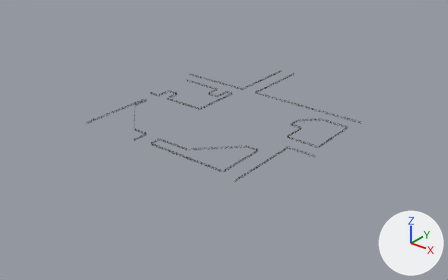
What one commit did to the FBX model Assets/FBX/Map/Fence.fbx.
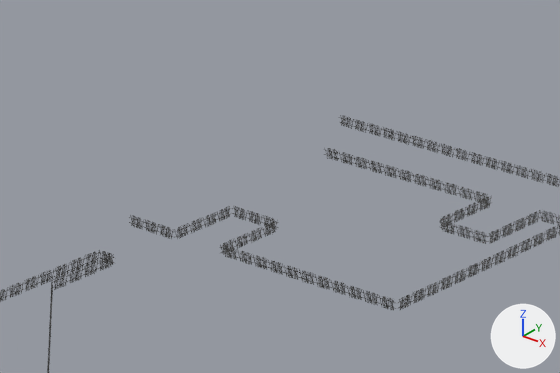
The first picture shows the older version from a 50 mm camera at (321.0, -425.0, 235.0) aimed at (7.0, -32.0, -9.0). The close-ups show both versions on the part from 28% to 51% of the width and 18% to 43% of the height of that picture; other places that the commit changed are outside them. Lighting does not change. The marker at lower right points along +X, +Y and +Z. Where no turn or scale is listed for an object, it has been applied to the vertices.
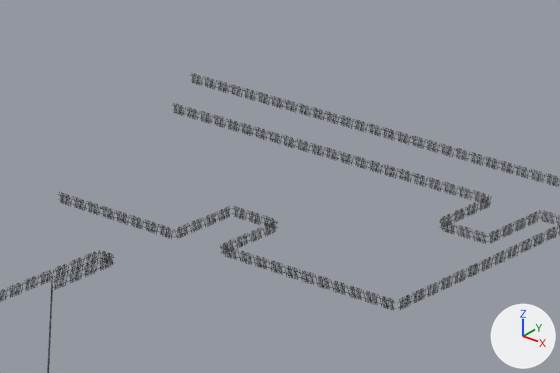
Edits to the scene script, one JSON object a line:
```json
{"block": "me_cube_054", "where": "# used by ob_cube_029; location = (0.0, 0.0, 0.0)"}
{"op": "remove", "block": "me_cube_054", "code": "me_cube_054.from_pydata(...)  # 384 vertices, 288 faces; spans x -102.44..-90.54, y -15.49..-15.37, z 3.44..5.81"}
{"op": "add", "block": "me_cube_054", "code": "me_cube_054.from_pydata(...)  # 1024 vertices, 768 faces; spans x -121.57..-90.54, y -15.49..-15.37, z 3.44..5.81"}
{"block": "me_cube_054", "change": "me_cube_054 part 3: 400 vertices added at x -121.57..-105.88, y -15.49..-15.37, z 3.44..5.81"}
{"block": "me_cube_040", "where": "# used by ob_cube_014; location = (0.0, 0.0, 0.0)"}
{"op": "remove", "block": "me_cube_040", "code": "me_cube_040.from_pydata(...)  # 2432 vertices, 1824 faces; spans x -108.4..-35.3, y 51.0..51.1, z 3.4..5.8"}
{"op": "add", "block": "me_cube_040", "code": "me_cube_040.from_pydata(...)  # 3840 vertices, 2880 faces; spans x -150.5..-35.3, y 51.0..51.1, z 3.4..5.8"}
{"block": "me_cube_040", "change": "me_cube_040 part 4: 1168 vertices added at x -150.5..-111.8, y 51.0..51.1, z 3.4..5.8"}
{"block": "me_cube_044", "where": "# used by ob_cube_019; location = (0.0, 0.0, 0.0)"}
{"op": "remove", "block": "me_cube_044", "code": "me_cube_044.from_pydata(...)  # 1408 vertices, 1056 faces; spans x -98.3..-55.7, y 35.0..35.1, z 3.4..5.8"}
{"op": "add", "block": "me_cube_044", "code": "me_cube_044.from_pydata(...)  # 2816 vertices, 2112 faces; spans x -140.2..-55.6, y 35.0..35.1, z 3.4..5.8"}
{"block": "me_cube_044", "change": "me_cube_044 part 1: 16 loose pieces with 128 vertices, spanning x -95.0..-58.9, y 35.0..35.1, z 3.4..5.8, are deleted"}
{"block": "me_cube_044", "change": "me_cube_044 part 2: 170 vertices moved from x -97.3..-55.7, y 35.0..35.1, z 3.5..5.8 to x -98.7..-55.7, y 35.0..35.1, z 3.5..5.8; 326 vertices removed from x -97.0..-56.4, y 35.0..35.1, z 3.4..5.8; 1862 vertices added at x -140.2..-57.7, y 35.0..35.1, z 3.4..5.8"}
```

What differs and where, as boxes (x1, y1, x2, y2) in the close-ups (560 x 373 px):
```json
{"object": "Cube.019", "change": "reshaped", "before": [324, 148, 489, 205], "after": [172, 103, 490, 205], "on screen": "92% wider, 78% taller"}
{"object": "Cube.014", "change": "reshaped", "before": [339, 115, 560, 187], "after": [190, 73, 560, 187]}
{"object": "Cube.029", "change": "reshaped", "before": [129, 215, 174, 239], "after": [58, 192, 174, 239], "on screen": "154% wider, 92% taller"}
{"part": 1, "of": "me_cube_044", "change": "deleted", "before": [336, 151, 477, 196]}
{"part": 2, "of": "me_cube_044", "change": "built on", "before": [328, 148, 486, 203], "after": [172, 103, 484, 202]}
{"part": 3, "of": "me_cube_054", "change": "added", "after": [58, 192, 114, 219]}
{"part": 4, "of": "me_cube_040", "change": "added", "after": [190, 73, 325, 117]}
```
